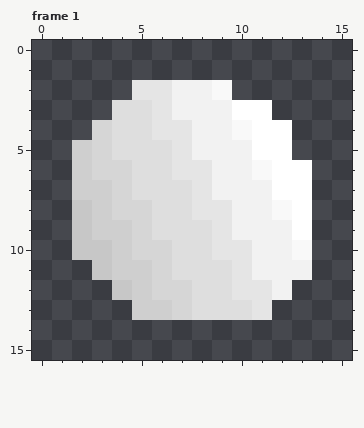
Pixel-art file -- Sprites/Pawns/Pawn_11/Pawn_11_Head.aseprite. This is how it looked before the edit.
16x16 pixels, 2 frames. Colours within 5 levels of each other are drawn and written as one. Shown: frame 1. The commit also changed other frames, which this record leaves out.
Once edited:
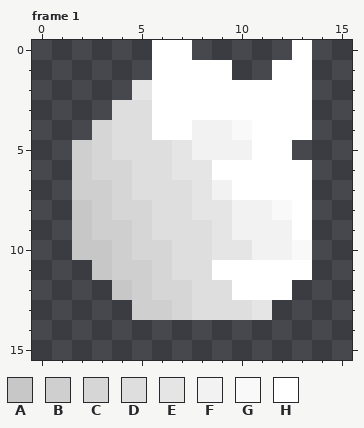
Palette (. is transparent): A #c7c7c7  B #cfcfcf  C #d6d6d6  D #dedede  E #e5e5e5  F #f2f2f2  G #f9f9f9  H #ffffff
The author wrote: Pawn 11 polishing nuff said
Edits made:
layer "Mouth" now shown
layer "Eyes" now shown
layer "Bow" now shown
Frame 1, layers "Bow", "Eyes", "Mouth":
y 0: x 6..7 .. -> HH; x 13 . -> H
y 1: x 6..9 .... -> HHHH; x 12..13 .. -> HH
y 2: x 6..13 EFFG.... -> HHHHHHHH
y 3: x 6..9 EFFF -> HHHH; x 12..13 .. -> HH
y 4: x 6..7 EE -> HH; x 13 . -> H
y 6: x 9..11 FFG -> HHH
y 7: x 10..11 FF -> HH
y 11: x 9..13 DEFFF -> HHHHH
y 12: x 10..12 EEF -> HHH
Boxes around the changes in both pictures, in picture pixels (x1, y1, x2, y2):
changed: (152, 40, 312, 300)
